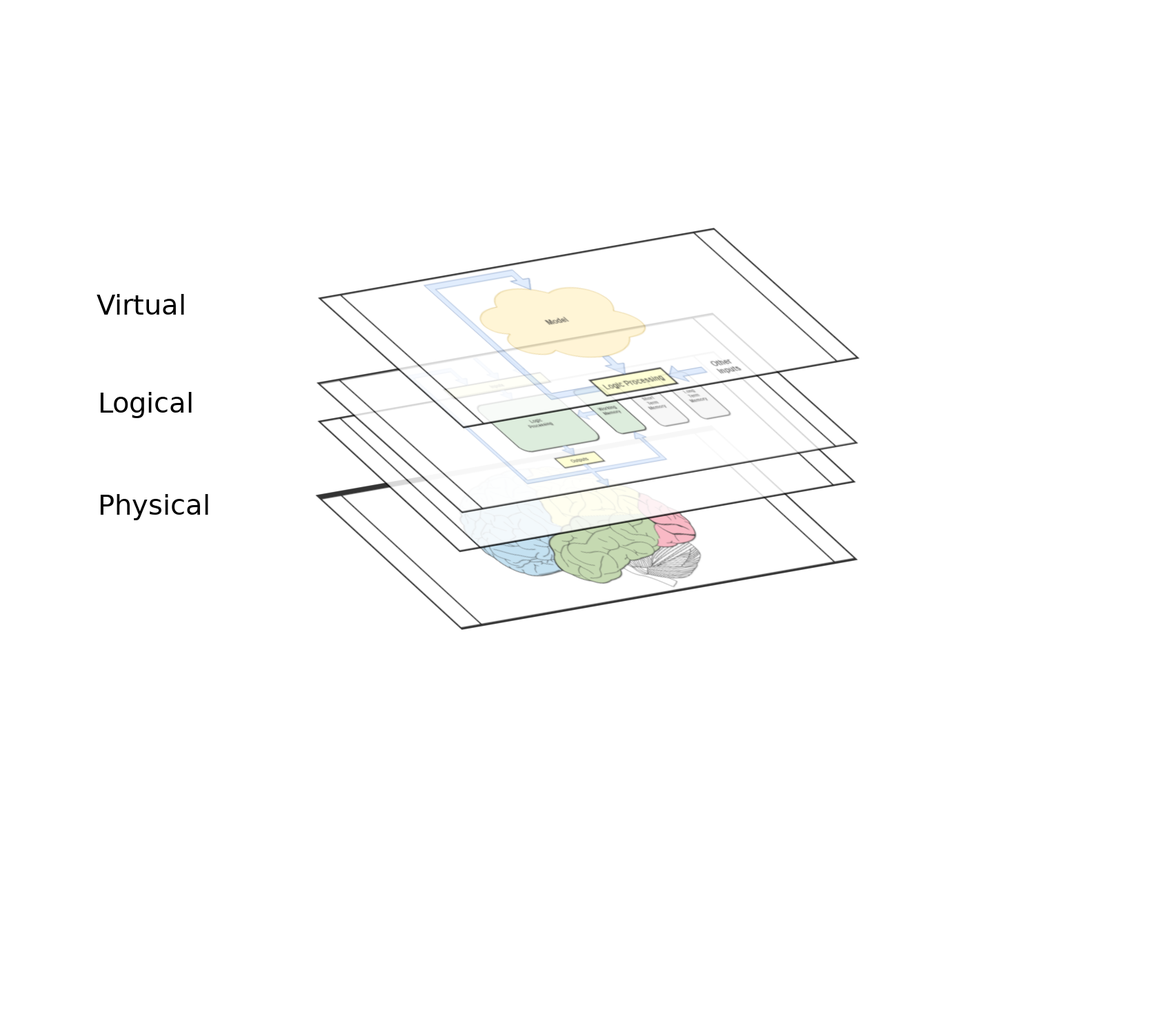
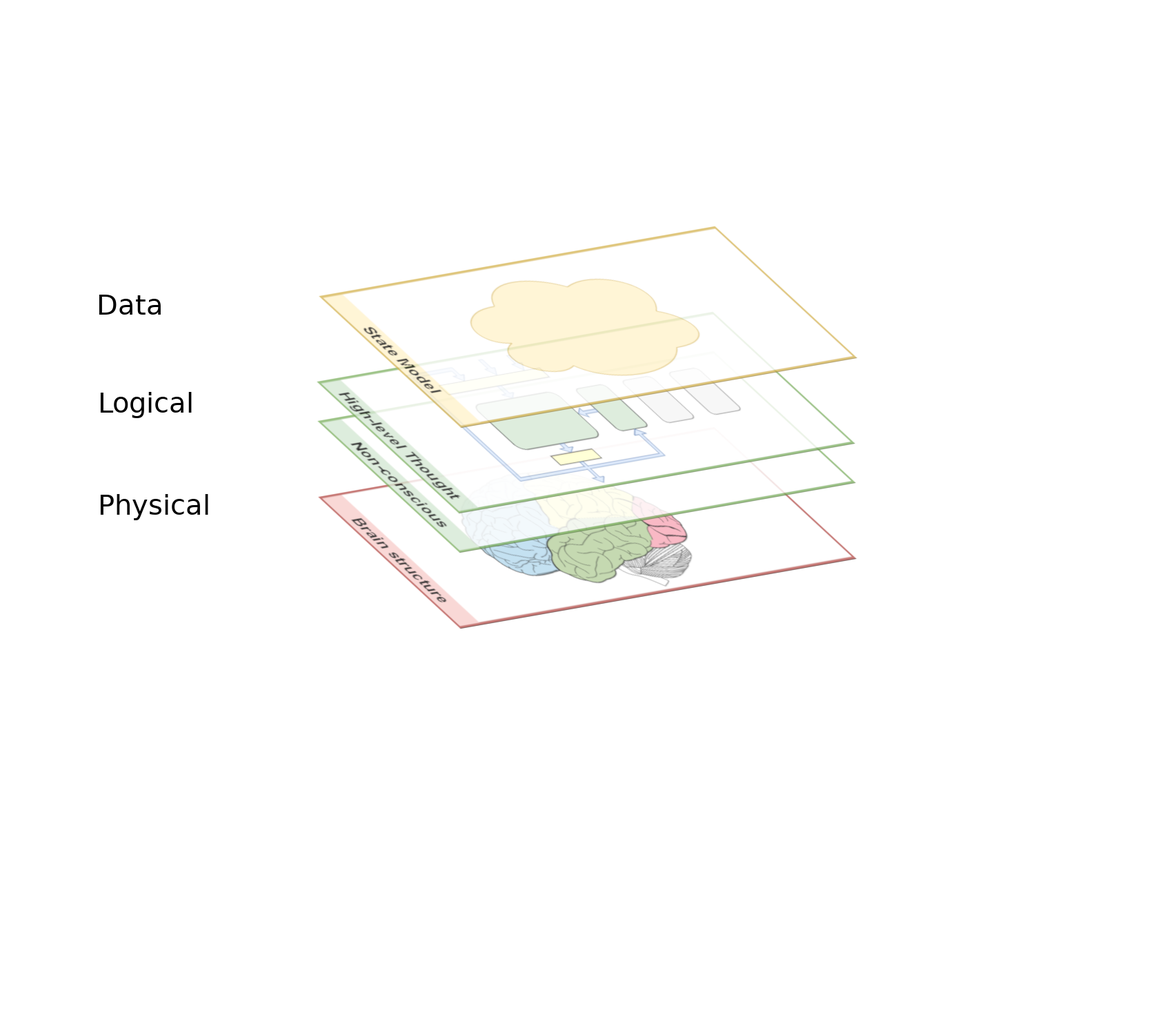
Comparing the layer stacks of the two 1174 x 1035 images. Changes:
renamed "Virtual" to "Data", painted on it over [96, 293, 185, 315]
renamed "virtual" to "data", painted on it over [317, 225, 861, 430]
painted on "high-order" over [316, 311, 860, 515]
renamed "lizard" to "non-consc", showed it, opacity 100% → 80%, painted on it over [317, 350, 857, 554]
renamed "l. frame" to "nc. frame", hid it, opacity 81% → 100% over [317, 350, 857, 553]
painted on "biology" over [315, 425, 860, 630]
showed "Background #1" over [96, 225, 861, 630]
